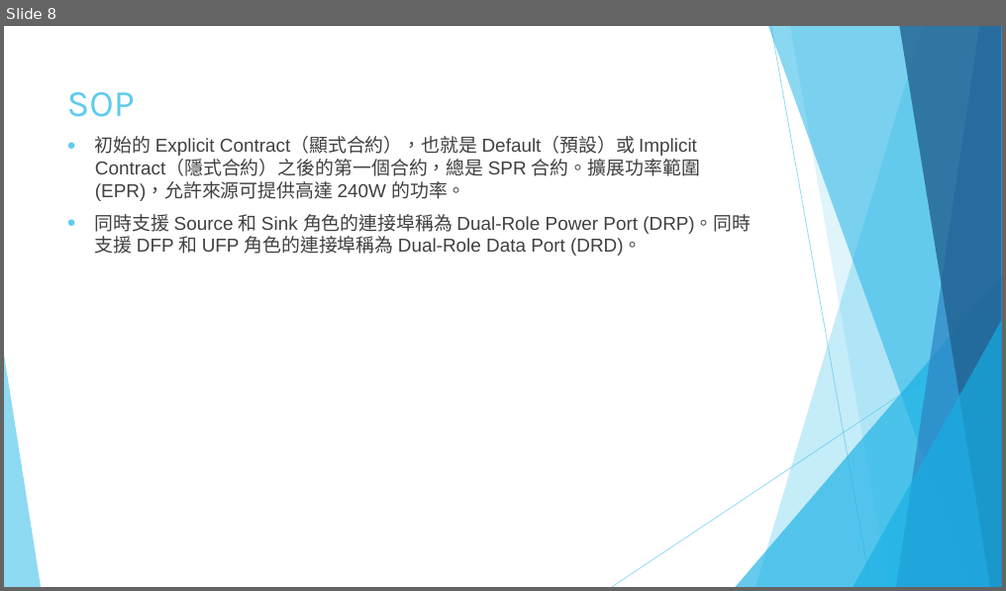
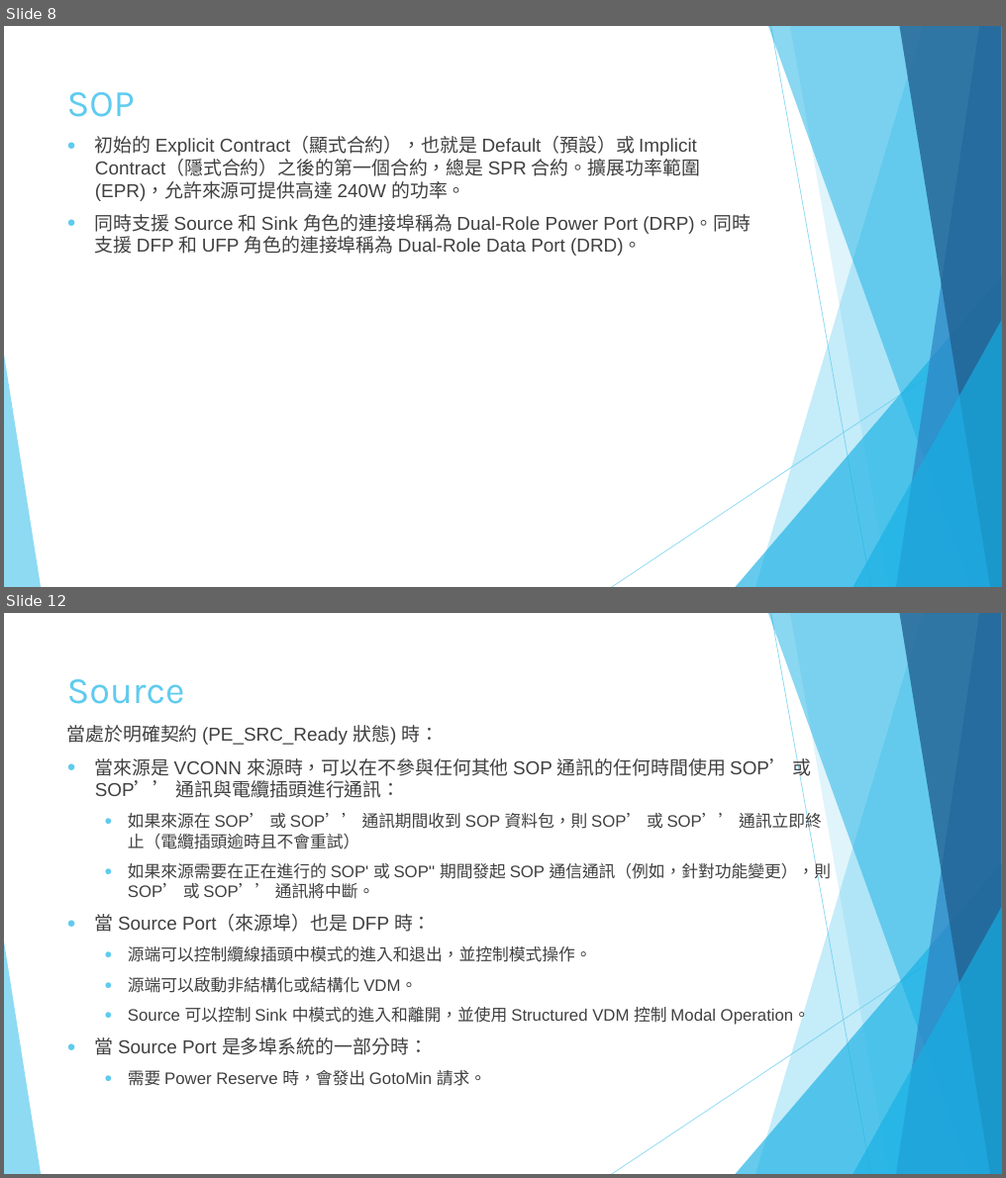
Before and after one commit to victorchan0617/CY4541, a slide deck: USB PD協議.pptx. Shown one above the other, each under a label of ours: slide 8 before the commit, slides 8 and 12 after it; the slides between them are not shown. The pictures are 1006x591 and 1006x1178 pixels, drawn with LibreOffice and Linux fonts; fonts in the diff are those of the drawing. Boxes give left, top, right and bottom in pixels: in the first picture for what was removed or moved away, otherwise in the second. Text is boxed around its words. In the diff, an @@ line names an element or a change of style, - is before the commit and + after.

```diff
--- a/USB PD協議.pptx
+++ b/USB PD協議.pptx
@@ slide 12 added at (4,613,1002,1174), background #FFFFFF; not listed: 10 template elements that a slide beside it also shows @@
@@ title added at (67,679,185,704), 36 pt, text #5FCBEF @@
+Source
@@ text added at (67,725,832,1086), 16 pt, text #404040 @@
+當處於明確契約 (PE_SRC_Ready 狀態) 時：
+● 當來源是 VCONN 來源時，可以在不參與任何其他 SOP 通訊的任何時間使用 SOP’ 或 SOP’’ 通訊與電纜插頭進行通訊：
+  ● 如果來源在 SOP’ 或 SOP’’ 通訊期間收到 SOP 資料包，則 SOP’ 或 SOP’’ 通訊立即終止（電纜插頭逾時且不會重試）
+  ● 如果來源需要在正在進行的 SOP' 或 SOP'' 期間發起 SOP 通信通訊（例如，針對功能變更），則 SOP’ 或 SOP’’ 通訊將中斷。
+● 當 Source Port（來源埠）也是 DFP 時：
+  ● 源端可以控制纜線插頭中模式的進入和退出，並控制模式操作。
+  ● 源端可以啟動非結構化或結構化 VDM。
+  ● Source 可以控制 Sink 中模式的進入和離開，並使用 Structured VDM 控制 Modal Operation。
+● 當 Source Port 是多埠系統的一部分時：
+  ● 需要 Power Reserve 時，會發出 GotoMin 請求。
```
Also in this commit, not shown: 1 slide changed, 48 other slides added.
